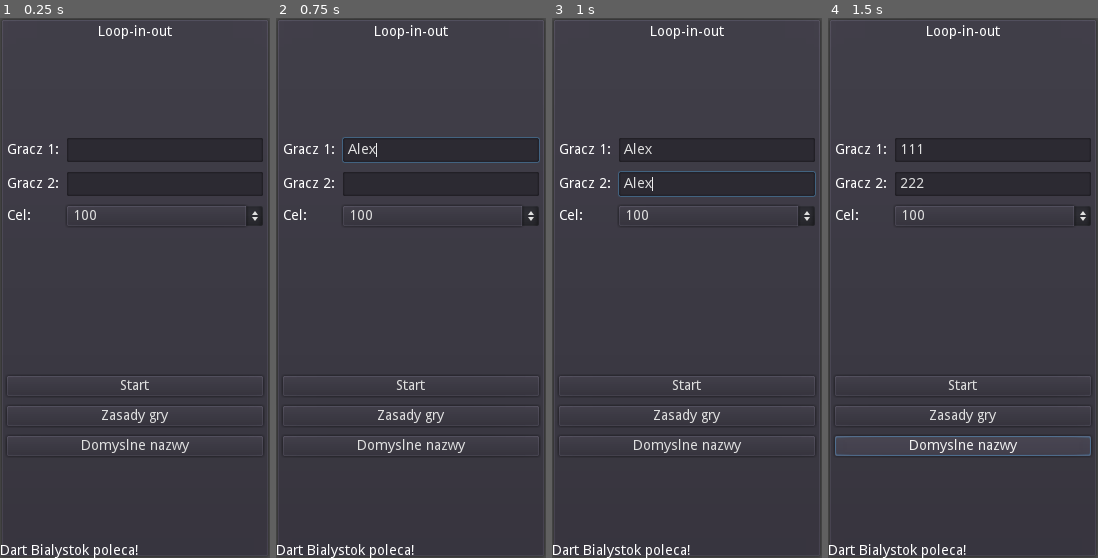
Above: before the commit, frames 1-4 (left to right).
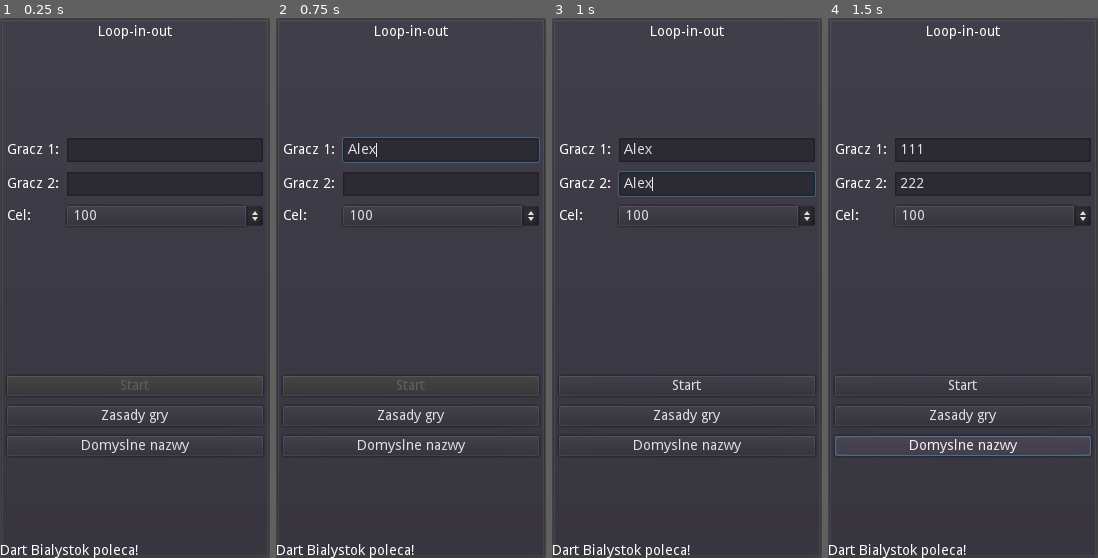
Above: after the commit, the same moments.

Repository: Kiel97/ideal-fortnight
Game: Godot game, scene res://Main.tscn
Same seed, same stepped clock (60 frames per second), same inputs: the game is played once before the commit and once after it.
Inputs (mouse positions are in pixels of both pictures, inside the frame that each line leads up to):
- Up to frame 1 (0.25 s): no input
- Up to frame 2 (0.75 s): click (440, 147) at 0.52 s; type "Alex" at 0.6 s
- Up to frame 3 (1 s): click (716, 185) at 0.75 s; type "Alex" at 0.83 s
- Up to frame 4 (1.5 s): click "Domyslne nazwy" at 1.25 s

The runs differ from the first frame. In frame 1, less than 0.1% of the frame differs, in the area x 44-56%, y 67-69%; in frame 2, less than 0.1%; in frame 3, nothing differs; in frame 4, nothing differs.

Commit message:
Save game data to global and disable start btn on whitespace names input

Diff:
--- a/LoopInOut/Main.gd
+++ b/LoopInOut/Main.gd
@@ -2,16 +2,39 @@
 
 onready var player1 = $"PanelContainer/VBoxContainer/Body/Players Grid/Player1TextEdit"
 onready var player2 = $"PanelContainer/VBoxContainer/Body/Players Grid/Player2TextEdit"
-
-func _ready() -> void:
-	pass # Replace with function body.
+onready var start_btn = $"PanelContainer/VBoxContainer/Body/Buttons/StartButton"
+onready var target_cbx = $"PanelContainer/VBoxContainer/Body/Players Grid/TargetOptionButton"
 
 func _on_DefaultButton_pressed() -> void:
 	insert_defaults()
+	toggle_start_button()
 
 func _on_RulesButton_pressed() -> void:
 	get_tree().change_scene("res://Help.tscn")
 
+func _on_StartButton_pressed() -> void:
+	start_game()
+
+func _on_Player1TextEdit_text_changed(new_text: String) -> void:
+	toggle_start_button()
+
+func _on_Player2TextEdit_text_changed(new_text: String) -> void:
+	toggle_start_button()
+
 func insert_defaults() -> void:
 	player1.text = "111"
 	player2.text = "222"
+
+func start_game() -> void:
+	G.set_player1_name(player1.text)
+	G.set_player2_name(player2.text)
+	G.set_target(get_target_value())
+
+	get_tree().change_scene("res://Game.tscn")
+
+func get_target_value() -> int:
+	return int(target_cbx.get_item_text(target_cbx.get_selected_id()))
+
+func toggle_start_button() -> void:
+	start_btn.disabled = player1.text.strip_edges() == ""\
+			or player2.text.strip_edges() == ""
--- a/LoopInOut/Main.tscn
+++ b/LoopInOut/Main.tscn
@@ -88,6 +88,7 @@
 margin_right = 256.0
 margin_bottom = 20.0
 size_flags_horizontal = 3
+disabled = true
 text = "Start"
 
 [node name="RulesButton" type="Button" parent="PanelContainer/VBoxContainer/Body/Buttons"]
@@ -110,5 +111,8 @@
 anchor_bottom = 1.0
 margin_top = -14.0
 text = "Dart Bialystok poleca!"
+[connection signal="text_changed" from="PanelContainer/VBoxContainer/Body/Players Grid/Player1TextEdit" to="." method="_on_Player1TextEdit_text_changed"]
+[connection signal="text_changed" from="PanelContainer/VBoxContainer/Body/Players Grid/Player2TextEdit" to="." method="_on_Player2TextEdit_text_changed"]
+[connection signal="pressed" from="PanelContainer/VBoxContainer/Body/Buttons/StartButton" to="." method="_on_StartButton_pressed"]
 [connection signal="pressed" from="PanelContainer/VBoxContainer/Body/Buttons/RulesButton" to="." method="_on_RulesButton_pressed"]
 [connection signal="pressed" from="PanelContainer/VBoxContainer/Body/Buttons/DefaultButton" to="." method="_on_DefaultButton_pressed"]
